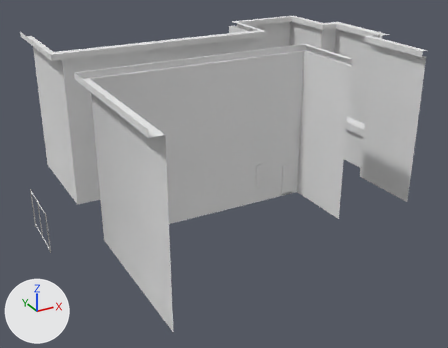
The OBJ model Year3-Game/Assets/_Objects/AlleyWayOutofBounds.obj: old version first, new version second.
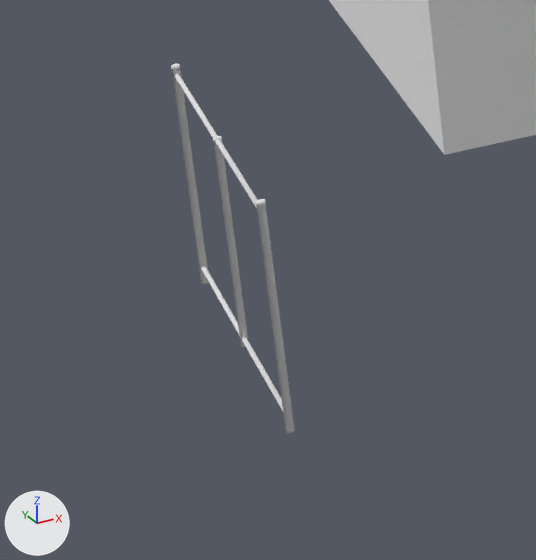
Old and new are each drawn whole from a 50 mm lens placed at (66.94, -63.92, 14.49), pointed at (80.92, -38.5, 1.78) and again close up on the part from 0% to 21% of the width and 51% to 79% of the height. Lighting does not change. The marker at lower left points along +X, +Y and +Z. Where no turn or scale is listed for an object, it has been applied to the vertices.

Before the edit, the objects in view are built like this:
```python
me_cube_003_cube_002 = bpy.data.meshes.new('Cube.003_Cube.002')
me_cube_003_cube_002.from_pydata(...)  # 1654 vertices, 1321 faces, 1 loose edge; spans x 71.7..91.0, y -46.7..-28.6, z 0.0..8.0
me_cube_003_cube_002.materials.append(mat_material_001)  # white #e7e7e7
ob_cube_003_cube_002 = bpy.data.objects.new('Cube.003_Cube.002', me_cube_003_cube_002)
ob_cube_003_cube_002.location = (0.0, 0.0, 0.0)
```
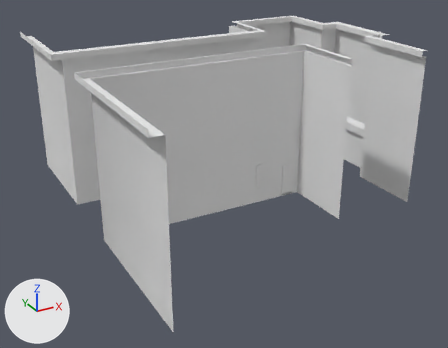
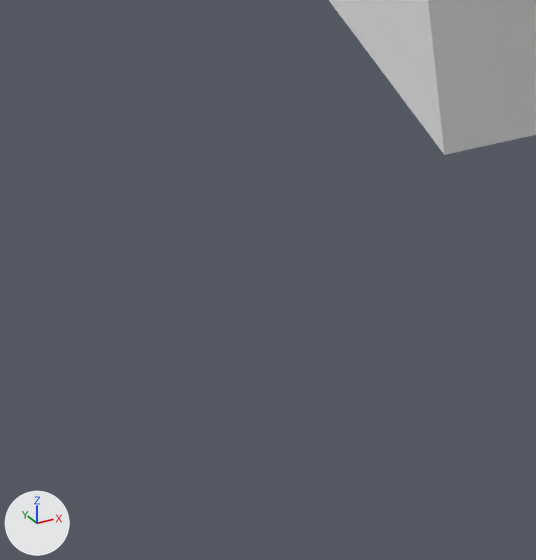
Boxes (x1, y1, x2, y2) around the edits, measured in the close-ups (536 x 560 px):
'Cube.003_Cube.002', reshaped
    before: (171, 0, 536, 433)
    after: (329, 0, 536, 155)
part 1 of me_cube_003_cube_002, deleted
    before: (256, 199, 295, 433)
part 2 of me_cube_003_cube_002, deleted
    before: (213, 136, 248, 347)
part 3 of me_cube_003_cube_002, deleted
    before: (171, 64, 208, 284)
part 4 of me_cube_003_cube_002, deleted
    before: (175, 74, 258, 208)
part 5 of me_cube_003_cube_002, deleted
    before: (201, 266, 283, 411)

What the commit changed:
me_cube_003_cube_002 has 1654 vertices, 1321 faces, 1 loose edge and spans x 71.7..91.0, y -46.7..-28.6, z 0.0..8.0.
me_cube_003_cube_002 is used by ob_cube_003_cube_002; location (0.0, 0.0, 0.0).
me_cube_003_cube_002 part 1: the loose piece of 160 vertices spanning x 71.7..71.8, y -38.9, z 0.0..2.0 is deleted.
me_cube_003_cube_002 part 2: the loose piece of 160 vertices spanning x 71.7..71.8, y -37.5, z 0.1..1.9 is deleted.
me_cube_003_cube_002 part 3: the loose piece of 160 vertices spanning x 71.7..71.8, y -36.1, z 0.0..2.0 is deleted.
me_cube_003_cube_002 part 4: the loose piece of 64 vertices spanning x 71.8, y -38.9..-36.1, z 1.9 is deleted.
me_cube_003_cube_002 part 5: the loose piece of 64 vertices spanning x 71.8, y -38.9..-36.1, z 0.1 is deleted.
